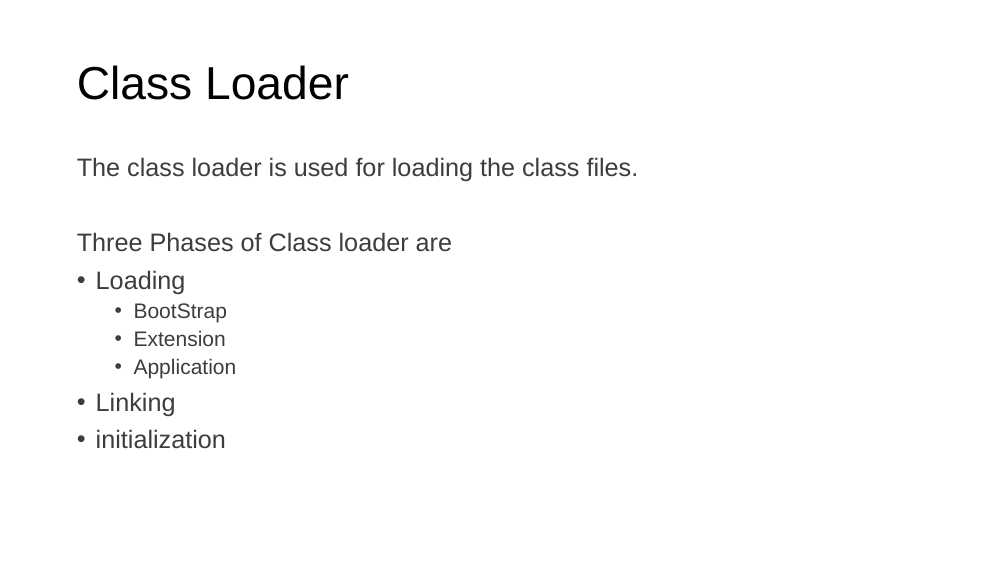
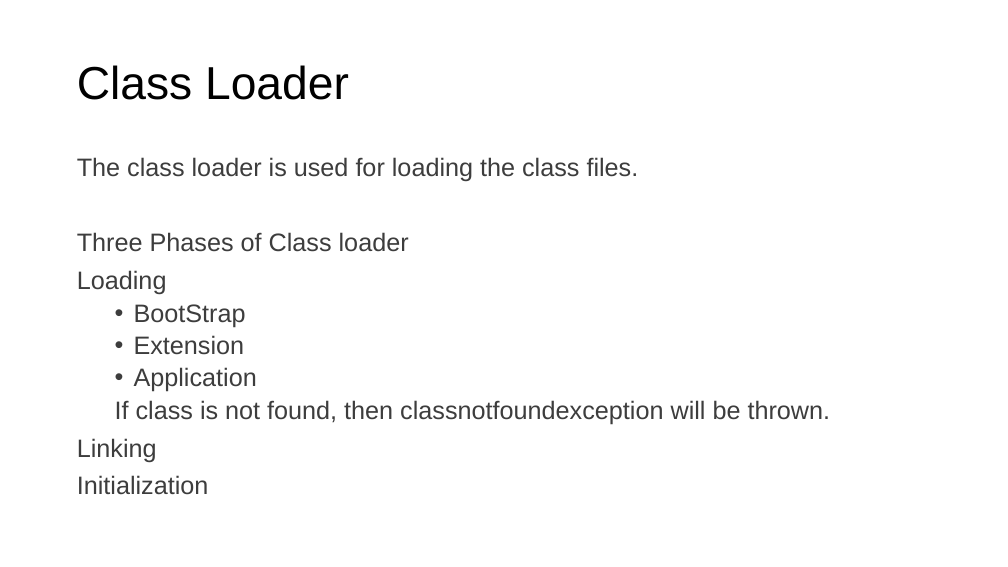
Before and after one commit to adithyavarkuri/Videos, a slide deck: slide 9 of 2.JVM JDK JRE/JDK JVM JRE.pptx (slide 7 before the commit). Drawn at 1008x567 pixels with LibreOffice and Linux fonts; fonts in the diff are those of the drawing. Boxes give left, top, right and bottom in pixels: in the first picture for what was removed or moved away, otherwise in the second. Text is boxed around its words. In the diff, an @@ line names an element or a change of style, - is before the commit and + after.

```diff
--- a/2.JVM JDK JRE/JDK JVM JRE.pptx
+++ b/2.JVM JDK JRE/JDK JVM JRE.pptx
@@ text at (x1=77, y1=232, x2=409, y2=252): text changed @@
-Three Phases of Class loader are
+Three Phases of Class loader
@@ text at (x1=77, y1=270, x2=257, y2=462): size 20 to 24 pt in "BootStrap", "Extension", "Application"; bullet • to none @@
@@ text at (x1=115, y1=400, x2=831, y2=425): paragraph added @@
+  If class is not found, then classnotfoundexception will be thrown.
@@ text at (x1=77, y1=475, x2=209, y2=495): text changed @@
-• initialization
+Initialization
```
Also in this commit, not shown: 4 other slides changed, 4 slides added, 2 other files.
